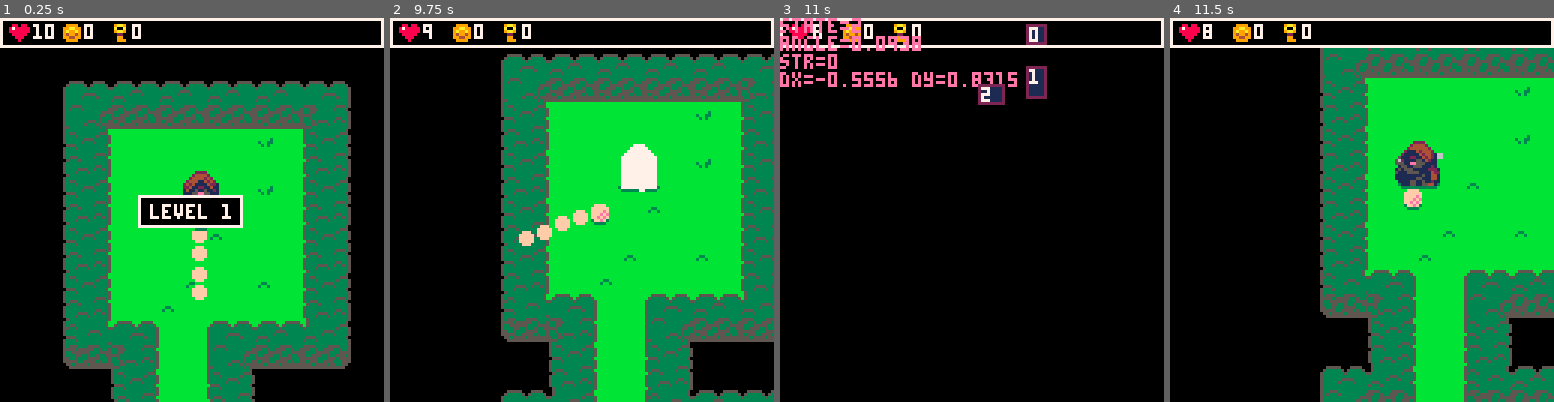
Above: before the commit, frames 1-4 (left to right).
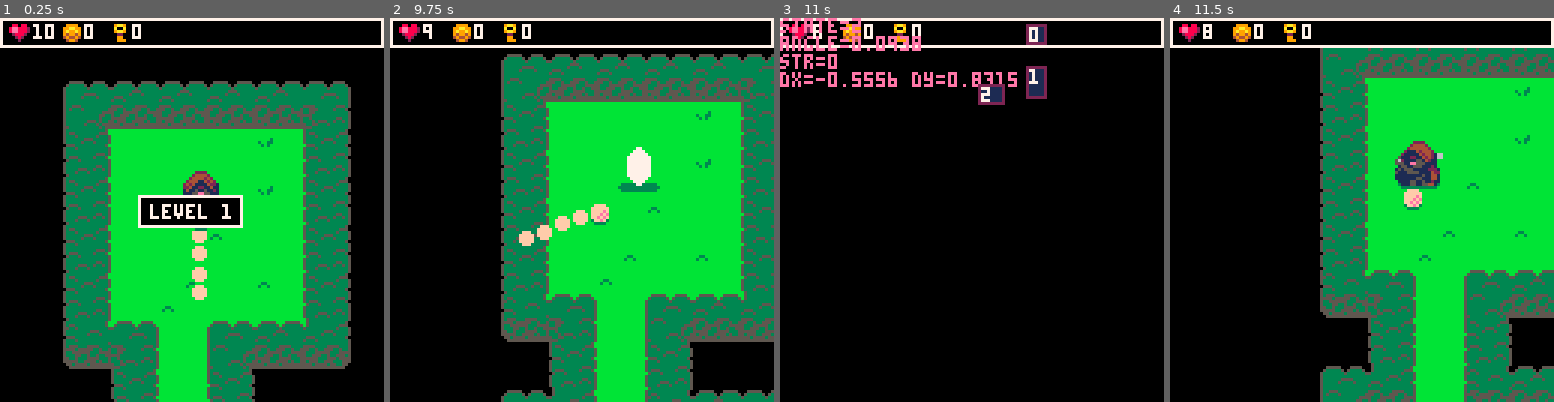
Above: after the commit, the same moments.

Repository: jlauener/GolfRL
Game: PICO-8 cartridge golf.p8
Same seed, same stepped clock (60 frames per second), same inputs: the game is played once before the commit and once after it.
Inputs:
- Up to frame 1 (0.25 s): no input
- Up to frame 2 (9.75 s): tap X (X key) at 0.33, 1.07, 1.85, 2.97, 4.08, 5.2, 6.32, 7.43, 8.55, 9.67 s; tap O (Z key) at 0.7, 1.7, 2.1, 2.5, 2.9, 3.3, 3.7, 4.1, 4.5, 4.9, 5.3, 5.7, 6.1, 6.5, 6.9, 7.3, 7.7, 8.1, 8.5, 8.9, 9.3, 9.7 s; hold Right 1.6-2.1 s; hold Up 2.15-2.42 s; hold Right 2.47-3.03 s; hold Left 3.08-3.58 s; hold Down 3.63-3.97 s; hold Right 4.02-4.68 s; hold Up 4.73-5.03 s; hold Left 5.08-5.68 s; hold Down 5.73-6.03 s; hold Right 6.08-6.58 s; hold Right 6.63-7.13 s; hold Up 7.18-7.45 s; hold Right 7.5-8.07 s; hold Left 8.12-8.62 s; hold Down 8.67-9 s; hold Right 9.05-9.72 s
- Up to frame 3 (11 s): hold Up 9.77-10.07 s; tap O (Z key) at 10.1, 10.5, 10.9 s; hold Left 10.12-10.72 s; hold Down from 10.77 s (still down); tap X (X key) at 10.78 s
- Up to frame 4 (11.5 s): release Down at 11.07 s; hold Right from 11.12 s (still down); tap O (Z key) at 11.3 s

The runs differ from the first frame. In frame 1, less than 0.1% of the frame differs, in the area x 3-22%, y 2-7%; in frame 2, 0.6%, in the area x 3-70%, y 2-46%; in frame 3, less than 0.1%; in frame 4, less than 0.1%.

Commit message:
updated teleport animation and sound also added pinball bumper
Not sure if the pinball bumper can be used also updated a few ui item
sprites

Diff:
--- a/golf.p8
+++ b/golf.p8
@@ -5,7 +5,7 @@
 debug=false
 
 --player teleport anim
-pteleport_frame=3
+pteleport_frame=4
 pteleport_speed=2
 
 --monster die anim
Not shown, changed: 46 lines of the sprite sheet (__gfx__) section of golf.p8
Not shown, changed: the sound effects (__sfx__) section of golf.p8
